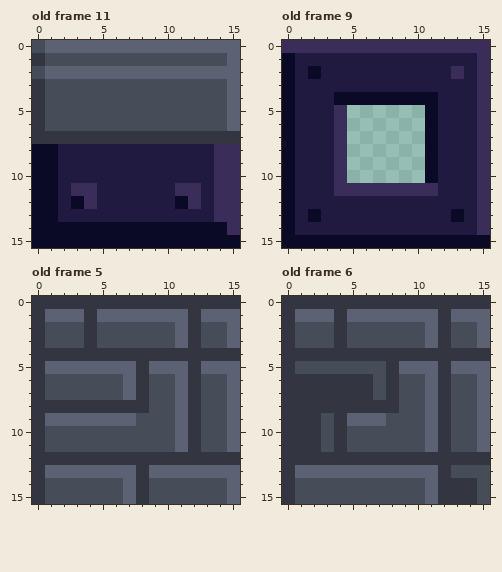
Two states of a pixel-art file, assets/sprites/tileset.ase. Above, as it was before the edit.
16x16 pixels, 47 frames. Colours within 5 levels of each other are drawn and written as one. Shown: old frame 11, old frame 9, old frame 5, old frame 6. The commit also changed other frames, which this record leaves out.
And afterwards:
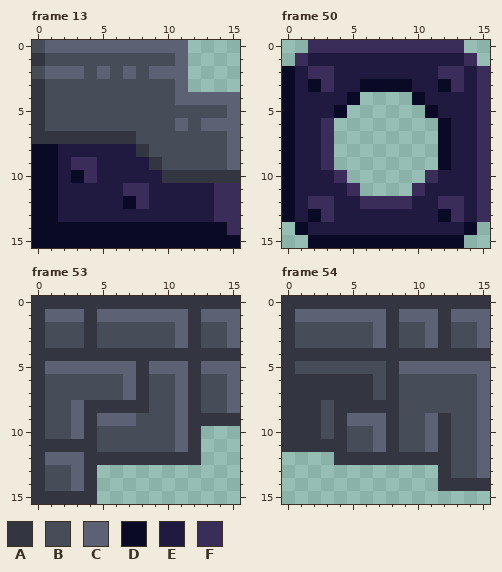
Palette (. is transparent): A #333640  B #474c59  C #5c6273  D #0a0a26  E #201a40  F #3b2d59
A new or re-ordered frame is compared with the old frame closest to it.
The edit:
frames 47 -> 59
frames re-ordered
Changed rows in their new state; - is an unchanged pixel.
Frame 13 against old frame 11:
first column x 3:
 0 ---------....
 1 --------C....
 2 -B-B-B---....
 3 --------C....
 4 --------CCCC-
 6 --------C-CC-
 7 -----BBBBBBBC
 8 -----ABBBBBBC
 9 FF----ABBBBBC
10 DF-----AAAAAA
11 EE--FF--EE---
12 EE--DF--EE---
Frame 50 is new; against old frame 9:
first column x 0:
 0 ..------------..
 1 .F------------F.
 2 --FF--------F---
 3 --DF--DDDD--DF--
 4 ----E-....-E----
 5 ----D-----------
 6 ---F.------.D---
 7 ---F.------.D---
 8 ---F.------.D---
 9 ---F.------.D---
10 -----------F----
11 ----E-....-E----
12 --FF--FFFF--FF--
13 ---F--------DF--
14 .D------------D.
15 ..------------..
Frame 53 is new; against old frame 5:
first column x 1:
 8 BBC------------
 9 BB-A--------AAA
10 --CA--------...
11 AAAA--------...
12 CCC---------...
13 BB-A...........
14 --CA...........
15 AAAA...........
Frame 54 is new; against old frame 6:
first column x 0:
 1 ----C---A-------
 2 ----B--CA-------
 3 ----B--CA-------
 5 ------------C---
 6 -----------BB---
 7 -----------BB---
 8 ---B-------BB---
 9 --------A-------
10 -------CA-------
11 ---A---CA-------
12 ....---------BBC
13 ............---C
14 ............---A
15 ................
Pixel boxes of the changes (left, top, right, bottom) in both pictures:
changed: (71, 40, 240, 209)
changed: (282, 40, 490, 248)
changed: (45, 400, 240, 504)
changed: (282, 309, 490, 504)
